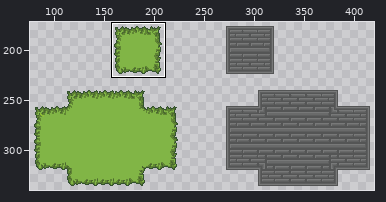
Pixel-art file: Game assests/Sprite-0003.aseprite. The first picture is a wide view before the edit; the outline marks the close-up.
Close-up. Old version:
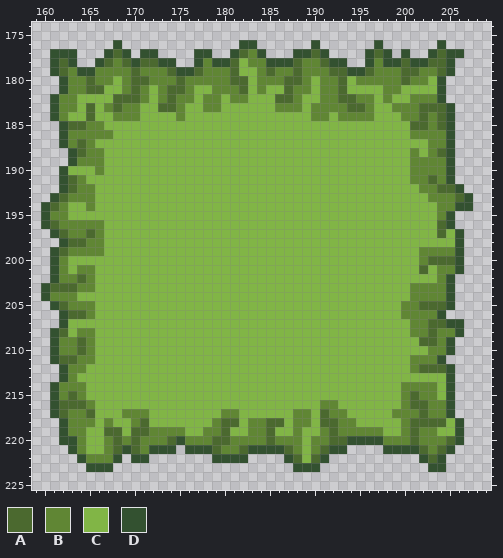
640x360 pixels, 1 frame. Shown: x 159..209, y 174..225. The wide view leaves out empty margins. The commit also changed other parts of the picture, which this record leaves out.
Palette (. is transparent): A #4b692f  B #608634  C #81b546  D #335130
Pixels before (only the part around the change), first column x 159:
174 ...................................................
175 ...................................................
176 .........D.............DD......D......D......D.....
177 ..DDD...DAD.DD....DD..DABD...DDAD....DAD.D..DADD...
178 ..DAD..DABADAADD..DBDDACBBDDDABBADD..DBDDADDAAD....
179 ..DABDDBBBBABBBADDABBBACCBABBABBBAADDABBBAABBAD....
180 ...DBBABBCBAABBBABBBBBAACBBBAABCBBACBBBBBABBCD.....
181 ...DBBAACCBABCBAABCCBBBACBCCABBCBBACCCCBBCCCCD.....
182 ..DBBCCCCAAABCBABBCBBCBBCCCAABCCBBAABBCBCCBBBD.....
183 ..DBBCACBABBCCAABCCBBCCCCCCBBBCBBBBAABCCBBBAAAD....
184 ..DBCCACCBBBCCCCBCCCCCCCCCCCCCCBBCBBBBCCCBBABAD....
185 ...DAABBCCCCCCCCCCCCCCCCCCCCCCCCCCCCCCCCCCAABAD....
186 ...DBBBBBCCCCCCCCCCCCCCCCCCCCCCCCCCCCCCCCCBBBBD....
187 ...DBABCCCCCCCCCCCCCCCCCCCCCCCCCCCCCCCCCCCCCBBD....
188 ....DABBCCCCCCCCCCCCCCCCCCCCCCCCCCCCCCCCCCBCBAD....
189 ....DBBBCCCCCCCCCCCCCCCCCCCCCCCCCCCCCCCCCCBBBBD....
190 ...DCCCBCCCCCCCCCCCCCCCCCCCCCCCCCCCCCCCCCCBBBBD....
191 ...DABCCCCCCCCCCCCCCCCCCCCCCCCCCCCCCCCCCCCBBABD....
192 ...DABBCCCCCCCCCCCCCCCCCCCCCCCCCCCCCCCCCCCCBBAAD...
193 ..DABBBCCCCCCCCCCCCCCCCCCCCCCCCCCCCCCCCCCCCCBBBAD..
194 .DABCCBCCCCCCCCCCCCCCCCCCCCCCCCCCCCCCCCCCCCCCBBDD..
195 .DBBCCCCCCCCCCCCCCCCCCCCCCCCCCCCCCCCCCCCCCCCCBD....
196 .DABBBBBCCCCCCCCCCCCCCCCCCCCCCCCCCCCCCCCCCCCCAD....
197 ..DABBABCCCCCCCCCCCCCCCCCCCCCCCCCCCCCCCCCCCCCACD...
198 ...DAABBCCCCCCCCCCCCCCCCCCCCCCCCCCCCCCCCCCCCCCCD...
199 ..DABBBBCCCCCCCCCCCCCCCCCCCCCCCCCCCCCCCCCCCBBBBD...
200 ..DBCCCCCCCCCCCCCCCCCCCCCCCCCCCCCCCCCCCCCCCBAAAD...
201 ..DBCBBCCCCCCCCCCCCCCCCCCCCCCCCCCCCCCCCCCCCACBBD...
202 ..DBBABCCCCCCCCCCCCCCCCCCCCCCCCCCCCCCCCCCCCCCBD....
203 .DAAABBCCCCCCCCCCCCCCCCCCCCCCCCCCCCCCCCCCCBBBBD....
204 .DBBBCCCCCCCCCCCCCCCCCCCCCCCCCCCCCCCCCCCCCBBBBD....
205 ..DABBBCCCCCCCCCCCCCCCCCCCCCCCCCCCCCCCCCCBBAAAD....
206 ...DAABCCCCCCCCCCCCCCCCCCCCCCCCCCCCCCCCCCBBBBD.....
207 ...DCCCCCCCCCCCCCCCCCCCCCCCCCCCCCCCCCCCCCCBBAADD...
208 ..DACBBCCCCCCCCCCCCCCCCCCCCCCCCCCCCCCCCCCCBBABBD...
209 ..DBBABCCCCCCCCCCCCCCCCCCCCCCCCCCCCCCCCCCCCAABD....
210 ..DBBABCCCCCCCCCCCCCCCCCCCCCCCCCCCCCCCCCCCCCBBD....
211 ..DAABBCCCCCCCCCCCCCCCCCCCCCCCCCCCCCCCCCCCBBBD.....
212 ...DBBCCCCCCCCCCCCCCCCCCCCCCCCCCCCCCCCCCCCBAAAD....
213 ...DBCCCCCCCCCCCCCCCCCCCCCCCCCCCCCCCCCCCCCCCCCD....
214 ..DBBBCCCCCCCCCCCCCCCCCCCCCCCCCCCCCCCCCCCBBBBCD....
215 ..DBABCCCCCCCCCCCCCCCCCCCCCCCCCCCCCCCCCCCBABBCD....
216 ..DAAABCCCCCCCCCCCCCCCCCCCCCCCCCBBCCCCCCCBAABBD....
217 ..DABBACCCBBBCCCCCCCCBBCCCCCCBBCABBCCCCCBBBABBD....
218 ...DBBBCBCCBACCCCCCCBAACBBAACBBCAABBCCCCCBAAAACD...
219 ...DBBCCAACAABBBBCCBBACCBBACCBCCBABBBBBCCBABBCCD...
220 ...DDBCCBABABBBADBBBAABBBBABBBCBBAADDDDBBBABBBAD...
221 ....DBCCBADABDDD.DDDABBADDDDABCBADD....DDDDABAD....
222 .....DBBBD.DD.......DDDD....DACAD..........DAD.....
223 ......DDD....................DDD............DD.....
224 ...................................................
225 ...................................................
After the commit:
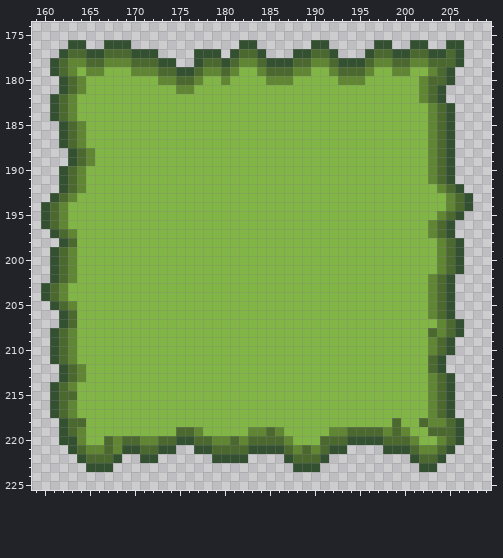
What changed:
Changed rows in their new state; - is an unchanged pixel.
Layer "TIle vartion":
first column x 161:
176 --DD--D-D---------------------D------D--DD-.DD
177 .-AADDA-AD--------D---A-------AD-----AD-AA-DA-
178 --BBAAB-BA-------AA--B-A----A-BA-DDA-BA-BB--AD
179 ---CB-CCCB--A------AB----AAB-CCB-AABCC-BCC----
180 --A-CCC-CCCC---A-CC-CC-C--BCC-CCBB-CCCCCC-AAD-
181 --A-CC--CCC-CCB---CCCC-C--CCC-CCC----CC--BA---
182 -A-----CCCC-CCCC-CC-CC---CCC--CCCCCC-C--C-A---
183 -A--C-CCCC--CCC--CC------CCC-CCCCCCC--CCCCB---
184 -AB-C--CCC----C--------------CC-CCCC---CCC----
185 ---BCC----------------------------------CC----
186 --A-CCC---------------------------------CC-A--
187 --ABC--------------------------------------A--
188 -----C----------------------------------C-----
189 ---A-C----------------------------------CC-A--
190 --AB-C----------------------------------CC-A--
191 ----------------------------------------CCBA--
192 ----C------------------------------------CCB--
193 ---CC-------------------------------------CC--
194 ----C--------------------------------------C-A
195 A-------------------------------------------AD
196 --CCCC------------------------------------B---
197 ---CCC------------------------------------B-D.
198 ---CCC-------------------------------------BA-
199 ---CCC-----------------------------------CC-A-
200 -AB--------------------------------------CCB--
201 -ABCC------------------------------------C--A-
202 -A-CC-------------------------------------BA--
203 -BCCC-----------------------------------CC-A--
204 A-C-------------------------------------CC-A--
205 ---CC----------------------------------CCCB---
206 ---CC----------------------------------CCC-AD-
207 --A-------------------------------------CCCBA-
208 --BCC-----------------------------------CC--A-
209 -A-CC------------------------------------CBA--
210 -A-CC--------------------------------------A--
211 --BCC-----------------------------------CCA---
212 --A-------------------------------------CC-D.-
213 --AB--------------------------------------BA--
214 -A-C-----------------------------------CCC-A--
215 -A-C-----------------------------------CCC-A--
216 --BCC-------------------------CC-------CCC-A--
217 ---CC---CCC--------CC------CC-CCC-----CCCC-A--
218 --AAC-C--CC-------CCC-CCCC-CC-CCCC----ACC-BBA-
219 --A---CC-CCCCCAABCCC-----B-C--CB-AAAABA-CCAAA-
220 ------ABA---A--DAABBA-AA-A-C-CA------AAABCC---
221 ---ABBAB-DAA---.---AA-------A-----------AB----
222 ----AAA--.-D----------------A-----------DA----
223 -----------------------------------------D-.--
Changed places in both close-ups, as pixel boxes (x1, y1, x2, y2):
changed: (50, 40, 464, 472)
